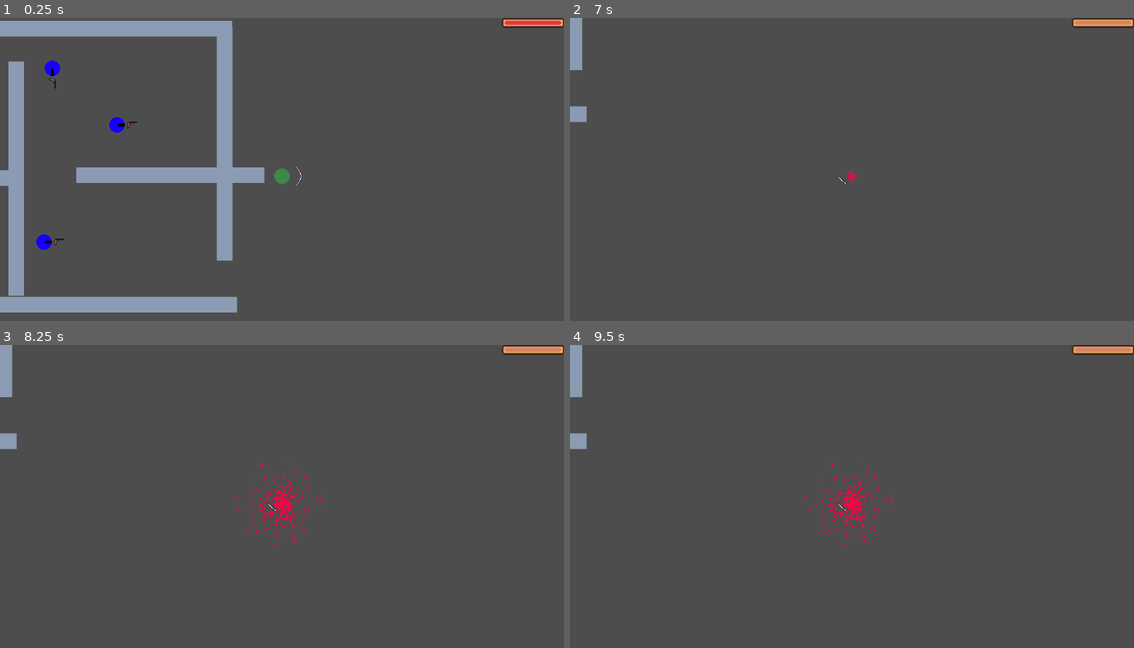
Above: before the commit, frames 1-4 (two rows, left to right).
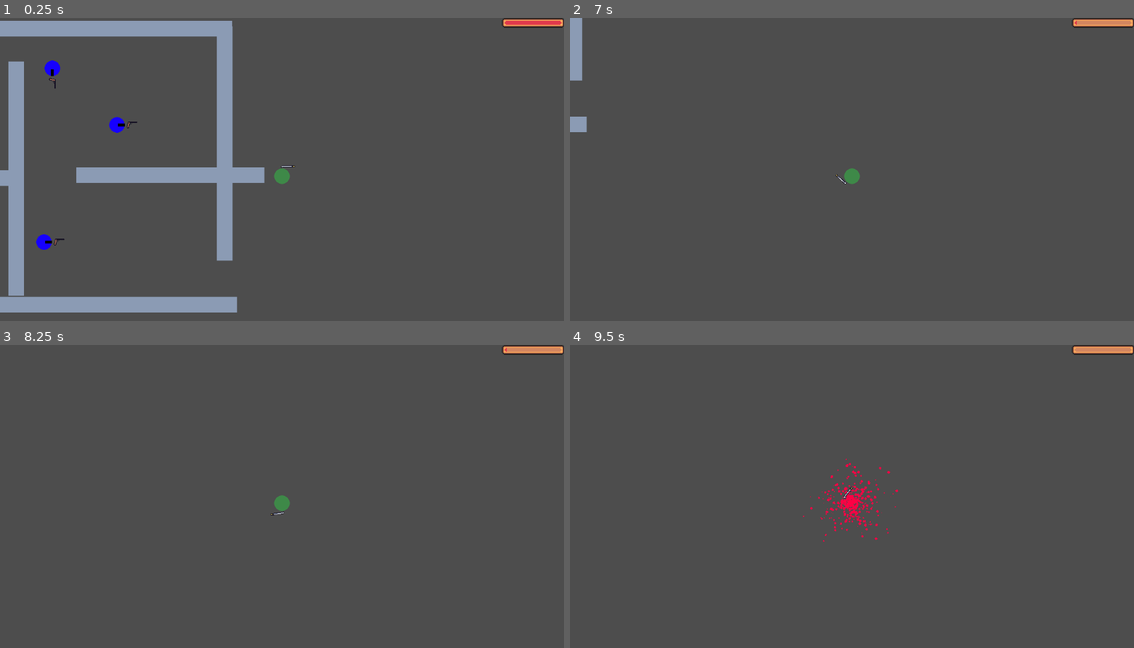
Above: after the commit, the same moments.

Repository: whocares-abt/fast-pace
Game: Godot game, scene res://Scenes/debug_map.tscn
The game is run twice, just before and just after one commit, with the same random seed, the same clock (stepped at 60 frames per second) and the same inputs.
Inputs (mouse positions are in pixels of both pictures, inside the frame that each line leads up to):
- Up to frame 1 (0.25 s): no input
- Up to frame 2 (7 s): tap Enter at 0.5 s; move the mouse to (976, 160) at 0.52 s; press the mouse at (976, 160) at 0.53 s; hold D (move_right) 0.53-1.28 s; move the mouse to (739, 190) at 1.27 s; release the mouse at (739, 190) at 1.28 s; hold S (move_down) 1.28-2.03 s; click (739, 190) at 1.35 s; move the mouse to (908, 105) at 2.02 s; hold D (move_right) 2.03-2.78 s; hold Shift (bullet_time) 2.03-2.78 s; click (908, 105) at 2.3 s; tap Space at 2.75 s; move the mouse to (823, 239) at 2.77 s; hold W (move_up) 2.78-3.53 s; right-click (823, 239) at 2.85 s; click (823, 239) at 3.05 s; move the mouse to (1021, 224) at 3.52 s; press the mouse at (1021, 224) at 3.53 s; hold A (move_left) 3.53-5.03 s; move the mouse to (682, 130) at 4.27 s; release the mouse at (682, 130) at 4.28 s; click (682, 130) at 4.35 s; move the mouse to (880, 175) at 5.02 s; hold S (move_down) 5.03-5.78 s; hold Shift (bullet_time) 5.03-5.78 s; click (880, 175) at 5.3 s; move the mouse to (767, 96) at 5.77 s; hold D (move_right) 5.78-6.53 s; right-click (767, 96) at 5.85 s; click (767, 96) at 6.05 s; move the mouse to (976, 160) at 6.52 s; press the mouse at (976, 160) at 6.53 s; hold W (move_up) from 6.53 s (still down)
- Up to frame 3 (8.25 s): move the mouse to (169, 517) at 7.27 s; release W (move_up) at 7.28 s; release the mouse at (169, 517) at 7.28 s; hold D (move_right) 7.28-8.03 s; click (169, 517) at 7.35 s; move the mouse to (338, 432) at 8.02 s; hold S (move_down) from 8.03 s (still down); hold Shift (bullet_time) from 8.03 s (still down)
- Up to frame 4 (9.5 s): click (908, 432) at 8.3 s; move the mouse to (823, 566) at 8.77 s; release S (move_down) at 8.78 s; release Shift (bullet_time) at 8.78 s; hold A (move_left) from 8.78 s (still down); right-click (823, 566) at 8.85 s; click (823, 566) at 9.05 s

The runs differ from the first frame. In frame 1, less than 0.1% of the frame differs, in the area x 49-54%, y 48-56%; in frame 2, 0.4%; in frame 3, 1.1%; in frame 4, 1.3%, in the area x 0-59%, y 0-67%.

Commit message:
Some bug fixes and minor changes

Diff:
--- a/Scenes/Combat/Weapon/weapon.tscn
+++ b/Scenes/Combat/Weapon/weapon.tscn
@@ -20,7 +20,7 @@
 [node name="AnimatedSprite2D" type="AnimatedSprite2D" parent="WeaponPivot"]
 position = Vector2(30, 0)
 sprite_frames = ExtResource("2_7nkvt")
-animation = &"attack"
+animation = &"idle"
 
 [node name="AttackHurtbox" parent="WeaponPivot" instance=ExtResource("2_k4liq")]
 position = Vector2(30, 0)
--- a/Scenes/debug_map.tscn
+++ b/Scenes/debug_map.tscn
@@ -8,6 +8,8 @@
 [ext_resource type="PackedScene" uid="uid://cwav53n6w8kp3" path="res://Scenes/AI/navigation_region.tscn" id="5_gu212"]
 [ext_resource type="PackedScene" uid="uid://dm4gkq86dil4c" path="res://Scenes/UI/game_ui.tscn" id="7_gnyyd"]
 [ext_resource type="Script" uid="uid://bhgtcghfpf7w4" path="res://Scripts/UI/game_ui.gd" id="8_1on00"]
+
+[sub_resource type="AudioStream" id="AudioStream_1on00"]
 
 [node name="DebugMap" type="Node2D"]
 
@@ -92,6 +94,11 @@
 
 [node name="BulletManager" parent="." instance=ExtResource("4_gu212")]
 
+[node name="AudioManager" type="Node2D" parent="."]
+
+[node name="AudioStreamPlayer2D" type="AudioStreamPlayer2D" parent="AudioManager"]
+stream = SubResource("AudioStream_1on00")
+
 [node name="CanvasLayer" type="CanvasLayer" parent="."]
 
 [node name="GameUI" parent="CanvasLayer" instance=ExtResource("7_gnyyd")]
--- a/Scripts/Characters/enemy_character.gd
+++ b/Scripts/Characters/enemy_character.gd
@@ -64,13 +64,13 @@
 	if (player == null):
 		switch_state(EnemyState.RETURN_PATROL)
 		return
-	#
-	#if (not nav_comp.is_target_reachable()):
-		#switch_state(EnemyState.RETURN_PATROL)
-		#pass
-		#
-	#if (not nav_comp.is_target_reached()):
-		#nav_to_goal() # Goal is player
+
+	if (not nav_comp.is_target_reachable()):
+		switch_state(EnemyState.RETURN_PATROL)
+		pass
+
+	if (not nav_comp.is_target_reached()):
+		nav_to_goal() # Goal is player
 
 	weapon.attack(player.global_position - global_position)
 
--- a/Scripts/Characters/player_character.gd
+++ b/Scripts/Characters/player_character.gd
@@ -78,7 +78,7 @@
 
 func _on_hitbox_hurtbox_entered(area: Variant) -> void:
 	if ("Enemy" in area.hurtbox_owners):
-		disable_player()
+		update_health(-max_health)
 
 func _on_health_timer_timeout() -> void:
 	update_health(-1)
--- a/project.godot
+++ b/project.godot
@@ -53,7 +53,8 @@
 }
 knife_throw={
 "deadzone": 0.2,
-"events": []
+"events": [Object(InputEventMouseButton,"resource_local_to_scene":false,"resource_name":"","device":-1,"window_id":0,"alt_pressed":false,"shift_pressed":false,"ctrl_pressed":false,"meta_pressed":false,"button_mask":0,"position":Vector2(0, 0),"global_position":Vector2(0, 0),"factor":1.0,"button_index":2,"canceled":false,"pressed":false,"double_click":false,"script":null)
+]
 }
 bullet_time={
 "deadzone": 0.2,
@@ -62,8 +63,7 @@
 }
 sword_dash={
 "deadzone": 0.2,
-"events": [Object(InputEventMouseButton,"resource_local_to_scene":false,"resource_name":"","device":-1,"window_id":0,"alt_pressed":false,"shift_pressed":false,"ctrl_pressed":false,"meta_pressed":false,"button_mask":0,"position":Vector2(0, 0),"global_position":Vector2(0, 0),"factor":1.0,"button_index":2,"canceled":false,"pressed":false,"double_click":false,"script":null)
-]
+"events": []
 }
 
 [layer_names]
@@ -78,3 +78,4 @@
 [rendering]
 
 textures/canvas_textures/default_texture_filter=0
+textures/vram_compression/import_etc2_astc=true
Not shown, added: Assets/Music/BGM.mp3.import
Not shown: 1 places in Scenes/debug_map.tscn that only renumber resources
Not shown, changed: export_presets.cfg
Not shown, changed: Assets/.DS_Store
Not shown, changed: Assets/Art/.DS_Store
Not shown, added: Assets/Music/BGM.mp3
